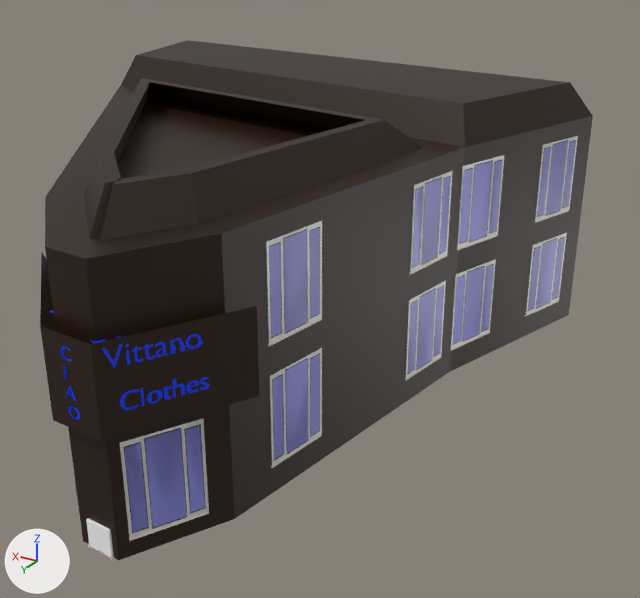
The FBX model Assets/Models/Saint Mary's Island/AlessandraVittanoSTMStore.fbx, before and after one commit.
Camera for both pictures: a 50 mm camera at (-44.1, 64.9, 36.7) aimed at (-6.5, 2.4, 5.4). The axes (+X, +Y, +Z) are drawn at lower left. The lights are the same throughout. Where no turn or scale is listed for an object, it has been applied to the vertices. Vertices at the same position are counted once.

In view in the first picture: 'AlessandraVittanoStore', 'VITTANO', 'Window.003', 'Window.004', 'Window.005'.
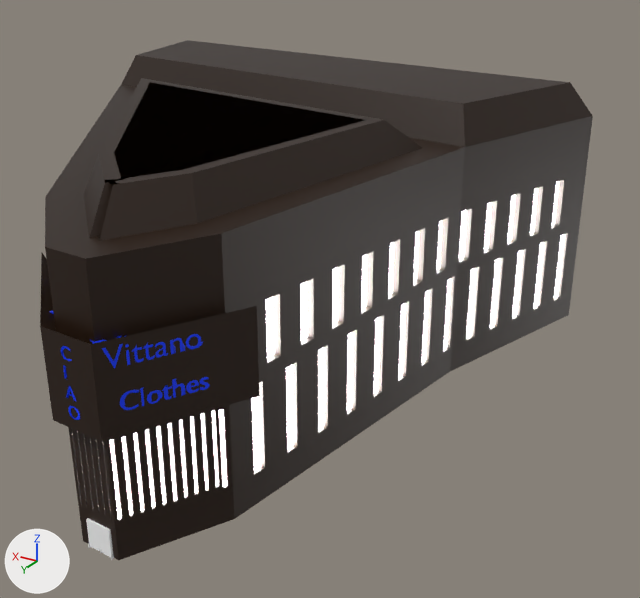
Boxes (x1, y1, x2, y2) around the edits, measured in the pictures (640 x 598 px):
```json
{"object": "Window.005", "change": "deleted", "before": [266, 171, 452, 468], "faces in mat_glass_013 (blue #9c9ef3)": [269, 177, 450, 460], "faces in mat_pvc_013 (white #ffffff)": [266, 171, 452, 466], "faces in mat_plastic_013 (black #000000)": [269, 176, 451, 461], "faces in mat_marble_013 (white #f3e7da)": [268, 255, 447, 468]}
{"object": "Window.004", "change": "deleted", "before": [451, 136, 578, 351], "faces in mat_glass_012 (blue #9c9ef3)": [453, 141, 576, 344], "faces in mat_pvc_012 (white #ffffff)": [451, 136, 578, 349], "faces in mat_plastic_012 (black #000000)": [453, 140, 576, 345], "faces in mat_marble_012 (white #f3e7da)": [451, 210, 569, 351]}
{"object": "Window.003", "change": "deleted", "before": [120, 419, 209, 541], "faces in mat_glass_011 (blue #9c9ef3)": [124, 426, 205, 532], "faces in mat_pvc_011 (white #ffffff)": [120, 419, 209, 539], "faces in mat_plastic_011 (black #000000)": [124, 424, 206, 533], "faces in mat_marble_011 (white #f3e7da)": [130, 512, 209, 541]}
{"part": 1, "of": "me_plane_009", "change": "added", "after": [40, 40, 593, 560]}
```

Scene script edits in JSON lines:
```json
{"op": "add", "block": "mat_window", "code": ["mat_window = principled_material('window')", "mat_window.base_color = (0.8, 0.8, 0.8)  # white #e7e7e7", "mat_window.metallic = 1.0", "mat_window.roughness = 0.0", "mat_window.emission_strength = 25.0"]}
{"block": "me_plane_009", "where": "# used by ob_alessandravittanostore; location = (0.0, 0.0, 0.0)"}
{"op": "remove", "block": "me_plane_009", "code": "me_plane_009.from_pydata(...)  # 68 vertices, 62 faces; spans x -23.6..29.2, y -24.2..34.3, z 0.0..23.0"}
{"op": "add", "block": "me_plane_009", "code": "me_plane_009.from_pydata(...)  # 1816 vertices, 1805 faces; spans x -23.6..29.2, y -24.2..34.3, z 0.0..23.0"}
{"block": "me_plane_009", "change": "me_plane_009 part 1: 1748 vertices added at x -23.6..29.2, y -24.2..34.2, z 0.0..23.0"}
{"op": "add", "block": "me_plane_009", "code": "me_plane_009.materials.append(mat_window)  # white #e7e7e7"}
{"op": "remove", "block": "ob_window_004", "code": ["ob_window_004 = bpy.data.objects.new('Window.004', me_window_013)", "ob_window_004.location = (-22.4, -13.0, 11.6)"]}
{"op": "remove", "block": "ob_window_003", "code": ["ob_window_003 = bpy.data.objects.new('Window.003', me_window_012)", "ob_window_003.location = (-12.3, 30.3, 1.3)"]}
{"op": "remove", "block": "ob_window_005", "code": ["ob_window_005 = bpy.data.objects.new('Window.005', me_window_014)", "ob_window_005.location = (-17.7, 4.1, 11.5)"]}
```
